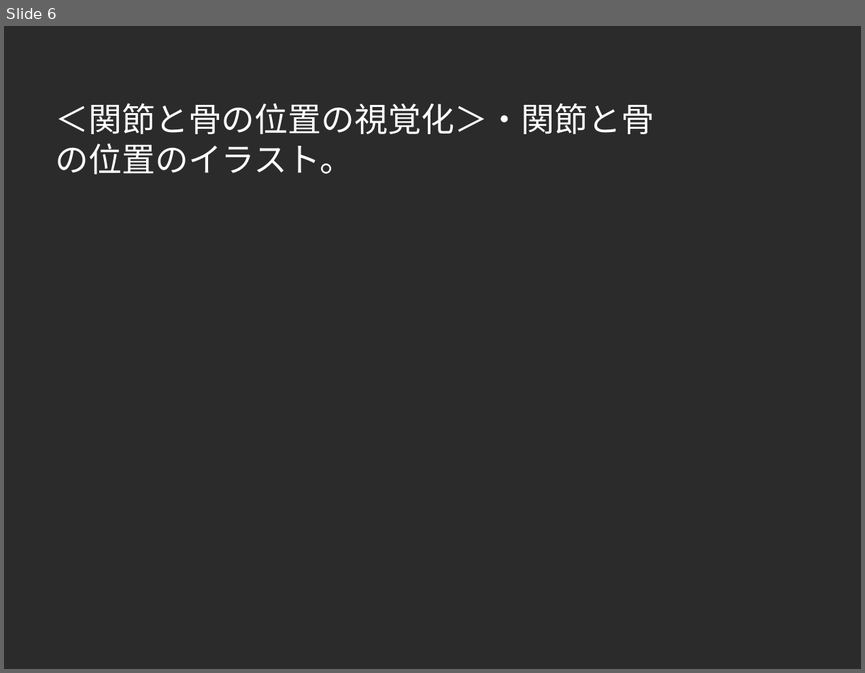
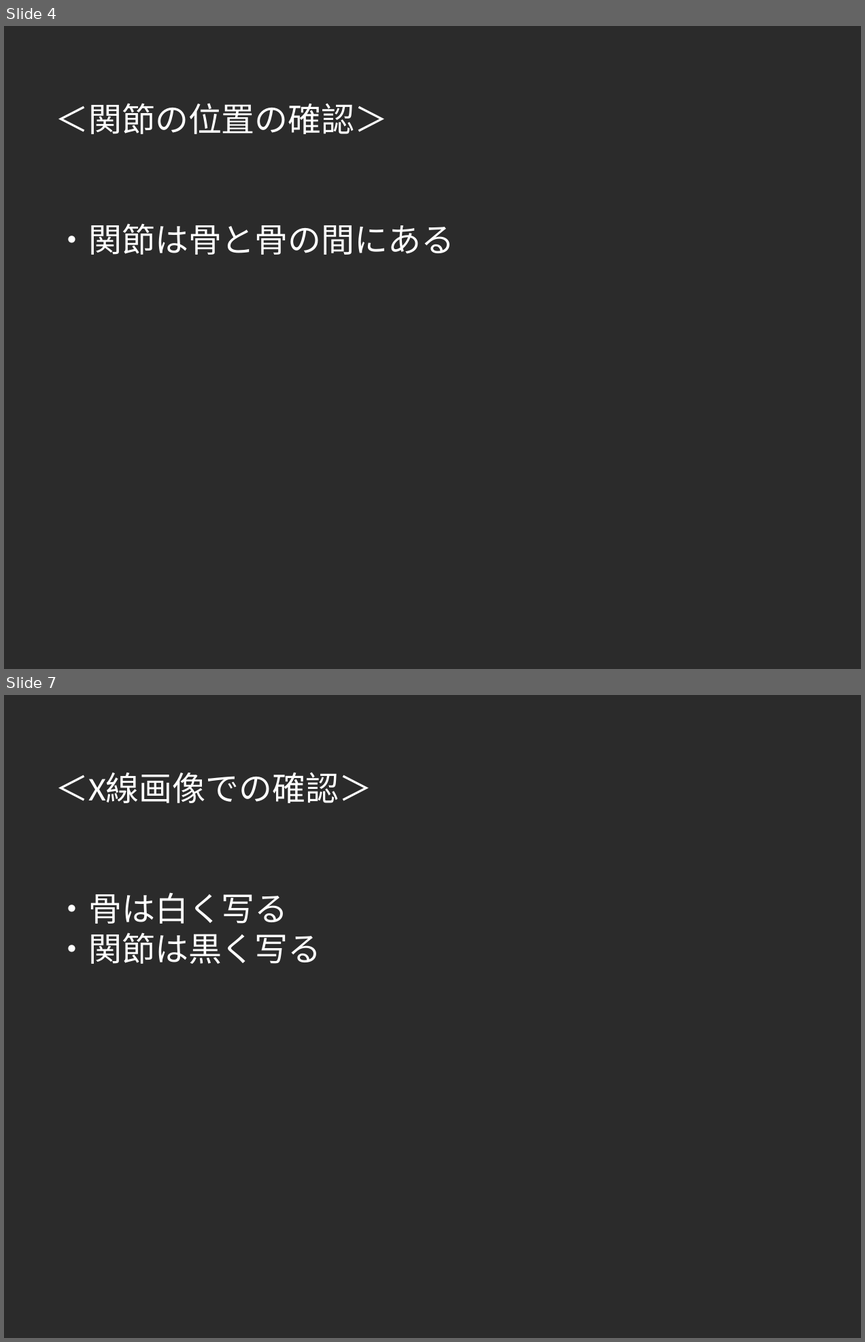
Before and after one commit to moriten0318/AITeacher_python, a slide deck: test_presentation.pptx. Shown one above the other, each under a label of ours: slide 6 before the commit, slides 4 and 7 after it; the slides between them are not shown. The pictures are 865x673 and 865x1342 pixels, drawn with LibreOffice and Linux fonts; fonts in the diff are those of the drawing; background and template pictures are left out; a plain dark background stands for a picture behind light text. Boxes give left, top, right and bottom in pixels: in the first picture for what was removed or moved away, otherwise in the second. Text is boxed around its words. In the diff, an @@ line names an element or a change of style, - is before the commit and + after.

```diff
--- a/test_presentation.pptx
+++ b/test_presentation.pptx
@@ slide 7 added at box(4, 695, 861, 1338), background picture (left out) @@
@@ text added at box(55, 772, 372, 964), 28 pt, text #FFFFFF @@
+＜X線画像での確認＞
+・骨は白く写る
+・関節は黒く写る
@@ what was slide 6 is now slide 4 @@
@@ slide 4 changed as well @@
@@ text at box(55, 103, 454, 254): text changed @@
-＜関節と骨の位置の視覚化＞・関節と骨
-の位置のイラスト。
+＜関節の位置の確認＞
+・関節は骨と骨の間にある
```
Also in this commit, not shown: 6 other slides changed, 54 other files.
